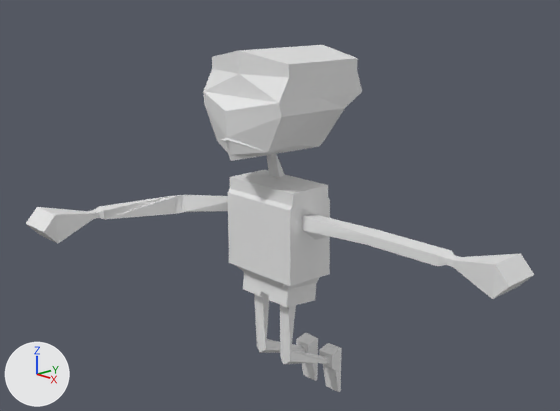
The Blender file TFCharacter.blend: old version first, new version second.
Rendered twice from a 50 mm lens placed at (2.99, -2.79, 3.53), pointed at (0.35, -0.31, 2.52). Lighting does not change. The marker at lower left points along +X, +Y and +Z. Both versions are drawn at frame 20 of the action 'rig.001Action'; the numbers are the values there.
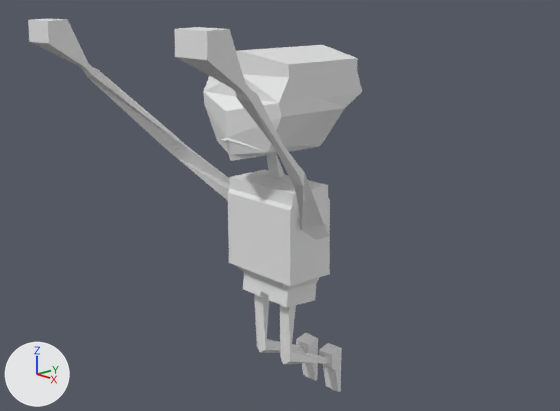
Changed parts and their boxes [x1, y1, x2, y2] in the pictures (560 x 411 px):
'Cube.001', posed (34% narrower, 8% taller)
    before: [26, 45, 535, 392]
    after: [28, 18, 362, 392]

What the commit changed:
Bone 'upper_arm_ik.L' (bone_upper_arm_ik_l) turns from (0, 0, 0) to (0, 88, 0) degrees about its own x, y and z.
Bone 'hand_ik.L' (bone_hand_ik_l) moves from (0.0, 0.0, 0.5) to (-0.5, -0.75, 1.25).
Bone 'hand_ik.L' (bone_hand_ik_l) turns from (0, 0, 0) to (17, 127, -75) degrees about its own x, y and z.
Bone 'hand_ik.R' (bone_hand_ik_r) moves from (0.5, -0.75, 0.5) to (0.5, -0.75, 1.25).
Bone 'hand_ik.R' (bone_hand_ik_r) turns from (67, -153, 40) to (17, -127, 75) degrees about its own x, y and z.
